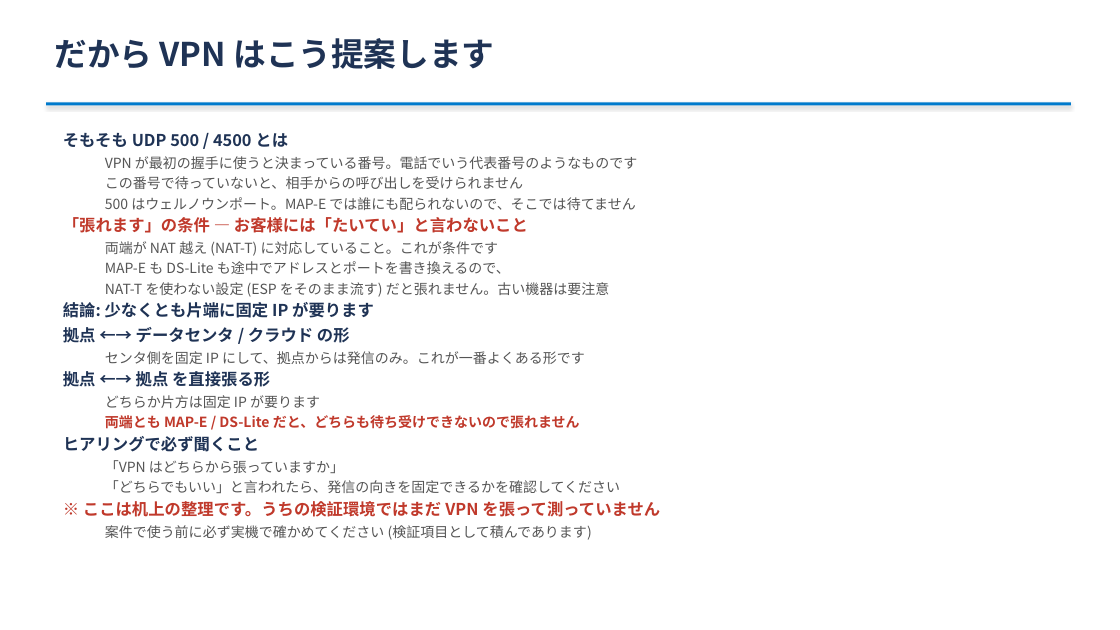
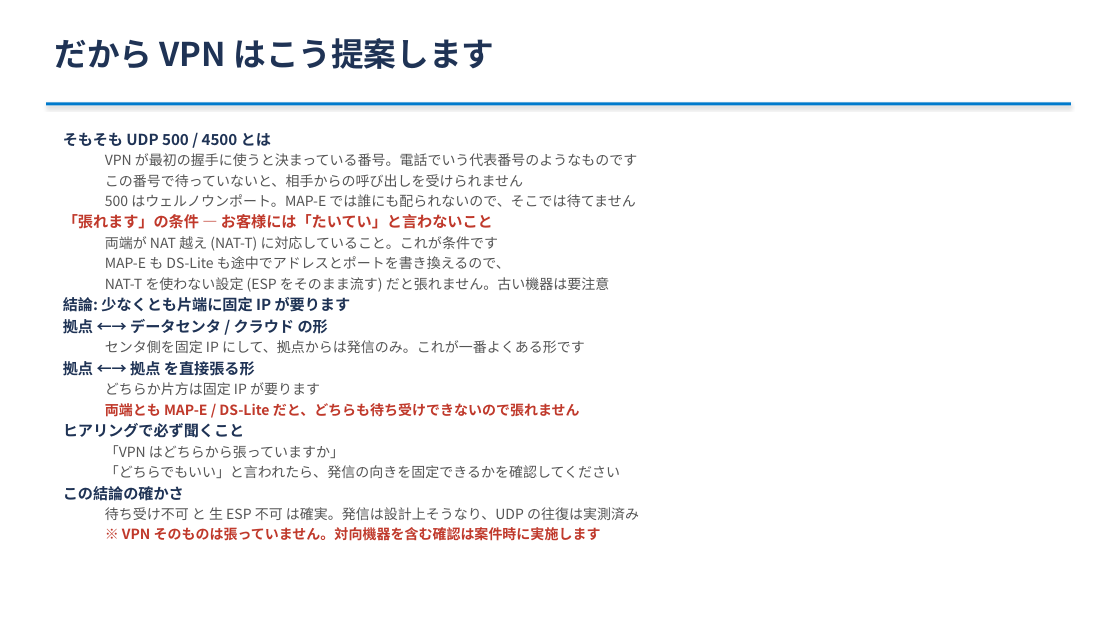
Before and after one commit to ginchankawaii/claude-code-book-template, a slide deck: slide 34 of docs/ipoe-lab/slides/setsumeikai.pptx (slide 33 before the commit). Drawn at 1120x630 pixels with LibreOffice and Linux fonts; fonts in the diff are those of the drawing. Boxes give left, top, right and bottom in pixels: in the first picture for what was removed or moved away, otherwise in the second. Text is boxed around its words. In the diff, an @@ line names an element or a change of style, - is before the commit and + after.

```diff
--- a/docs/ipoe-lab/slides/setsumeikai.pptx
+++ b/docs/ipoe-lab/slides/setsumeikai.pptx
@@ text at [63,132,493,438]: size 14 to 13 pt in "そもそも UDP 500 / 4500 とは", "「張れます」の条件 — お客様には「たいてい」と言わないこと", "結論: 少なくとも片端に固定 IP が要ります", "拠点 ←→ データセンタ / クラウド の形" and 2 more places; less space between paragraphs @@
@@ text at [63,486,639,541]: text changed; size 14 to 12 pt; text colour #C0392B to #555555 @@
-※ ここは机上の整理です。うちの検証環境ではまだ VPN を張って測っていません
-  案件で使う前に必ず実機で確かめてください (検証項目として積んであります)
+この結論の確かさ
+  待ち受け不可 と 生 ESP 不可 は確実。発信は設計上そうなり、UDP の往復は実測済み
+  ※ VPN そのものは張っていません。対向機器を含む確認は案件時に実施します
```
Also in this commit, not shown: 5 other slides changed, 3 slides added, 2 other files.
